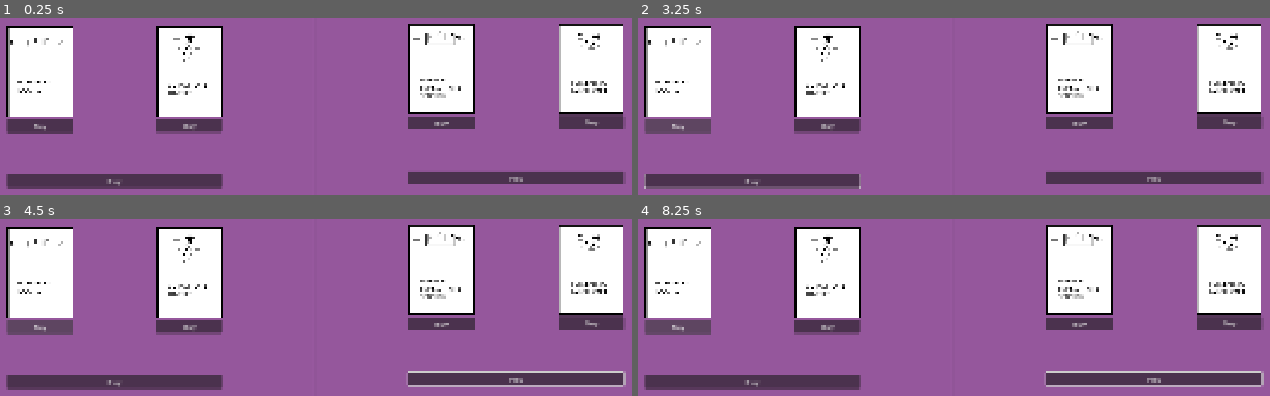
Above: before the commit, frames 1-4 (two rows, left to right).
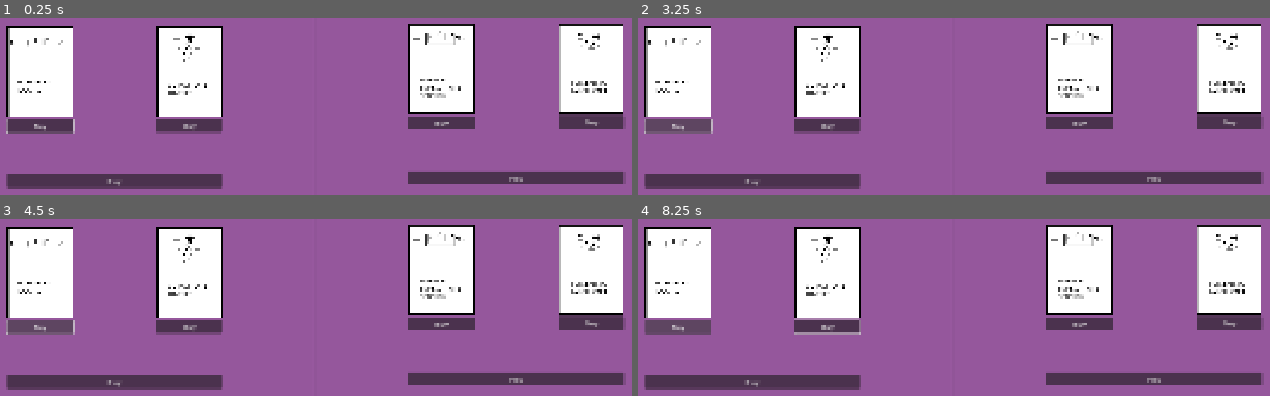
Above: after the commit, the same moments.

Repository: seemantsingh-code/pong-3
Game: Godot game, scene res://shop_2.tscn
Two runs of this game, one before a commit and one after it. Both use one fixed random seed, a clock stepped at 60 frames per second and the inputs below. This scene is started directly instead of the project's main scene.
Inputs:
- Up to frame 1 (0.25 s): no input
- Up to frame 2 (3.25 s): click "Play" at 0.5 s; click "Play" at 1.25 s; click "Buy" at 2 s; tap Enter (launch_2) at 2.75 s; hold D (ui_p1_right, bound only after the commit) from 2.78 s (still down); tap Down (ui_p2_down, bound only after the commit) at 2.85 s; tap Left (ui_p2_left, bound only after the commit) at 3.05 s
- Up to frame 3 (4.5 s): tap Space (launch_1) at 3.5 s; release D (ui_p1_right, bound only after the commit) at 3.53 s; hold S (ui_p1_down, bound only after the commit) 3.53-4.28 s; tap Left (ui_p2_left, bound only after the commit) at 3.6 s; tap Right (ui_p2_right, bound only after the commit) at 3.8, 4.35 s; tap Enter (launch_2) at 4.25 s; hold D (ui_p1_right, bound only after the commit) from 4.28 s (still down)
- Up to frame 4 (8.25 s): tap Down (ui_p2_down, bound only after the commit) at 4.55, 6.6 s; tap Space (launch_1) at 5, 5.1, 6.5 s; release D (ui_p1_right, bound only after the commit) at 5.03 s; hold W 5.03-5.78 s; tap Left (ui_p2_left, bound only after the commit) at 5.3, 7.35 s; tap Enter (launch_2) at 5.75, 5.85 s; hold A (ui_p1_left, bound only after the commit) 5.78-7.28 s; tap Right (ui_p2_right, bound only after the commit) at 6.05, 8.1 s; hold S (ui_p1_down, bound only after the commit) 7.28-8.03 s; hold D (ui_p1_right, bound only after the commit) from 8.03 s (still down)

The runs differ from the first frame. In frame 1, less than 0.1% of the frame differs, in the area x 0-12%, y 57-66%; in frame 2, 0.7%; in frame 3, 0.9%; in frame 4, 1.1%, in the area x 24-100%, y 55-95%.

Commit message:
confused shop but sleepy

Diff:
--- a/line_left.gd
+++ b/line_left.gd
@@ -20,7 +20,7 @@
 			score = 0
 			get_node("../p2score").text = str(0)
 			get_node("../round_label").text = "Round: " + str(Global.round_number)
-			get_tree().change_scene_to_file("res://shop_2.tscn")
+			get_tree().change_scene_to_file("res://shop.tscn")
 		else:
 			Global.level_winner[str(Global.round_number)] = "Player 2"
 			Global.winner = get_match_winner(Global.level_winner)
--- a/line_right.gd
+++ b/line_right.gd
@@ -21,7 +21,7 @@
 			score = 0
 			get_node("../p1score").text = str(0)
 			get_node("../round_label").text = "Round: " + str(Global.round_number)
-			get_tree().change_scene_to_file("res://shop_2.tscn")
+			get_tree().change_scene_to_file("res://shop.tscn")
 		else:
 			Global.level_winner[str(Global.round_number)] = "Player 1"
 			Global.winner = get_match_winner(Global.level_winner)
--- a/project.godot
+++ b/project.godot
@@ -38,3 +38,33 @@
 "events": [Object(InputEventKey,"resource_local_to_scene":false,"resource_name":"","device":-1,"window_id":0,"alt_press …(195 unchanged characters)…
 ]
 }
+ui_p1_left={
+"deadzone": 0.2,
+"events": [Object(InputEventKey,"resource_local_to_scene":false,"resource_name":"","device":-1,"window_id":0,"alt_pressed":false,"shift_pressed":false,"ctrl_pressed":false,"meta_pressed":false,"pressed":false,"keycode":0,"physical_keycode":65,"key_label":0,"unicode":97,"location":0,"echo":false,"script":null)
+]
+}
+ui_p1_right={
+"deadzone": 0.2,
+"events": [Object(InputEventKey,"resource_local_to_scene":false,"resource_name":"","device":-1,"window_id":0,"alt_pressed":false,"shift_pressed":false,"ctrl_pressed":false,"meta_pressed":false,"pressed":false,"keycode":0,"physical_keycode":68,"key_label":0,"unicode":100,"location":0,"echo":false,"script":null)
+]
+}
+ui_p1_down={
+"deadzone": 0.2,
+"events": [Object(InputEventKey,"resource_local_to_scene":false,"resource_name":"","device":-1,"window_id":0,"alt_pressed":false,"shift_pressed":false,"ctrl_pressed":false,"meta_pressed":false,"pressed":false,"keycode":0,"physical_keycode":83,"key_label":0,"unicode":115,"location":0,"echo":false,"script":null)
+]
+}
+ui_p2_left={
+"deadzone": 0.2,
+"events": [Object(InputEventKey,"resource_local_to_scene":false,"resource_name":"","device":-1,"window_id":0,"alt_pressed":false,"shift_pressed":false,"ctrl_pressed":false,"meta_pressed":false,"pressed":false,"keycode":0,"physical_keycode":4194319,"key_label":0,"unicode":0,"location":0,"echo":false,"script":null)
+]
+}
+ui_p2_right={
+"deadzone": 0.2,
+"events": [Object(InputEventKey,"resource_local_to_scene":false,"resource_name":"","device":-1,"window_id":0,"alt_pressed":false,"shift_pressed":false,"ctrl_pressed":false,"meta_pressed":false,"pressed":false,"keycode":0,"physical_keycode":4194321,"key_label":0,"unicode":0,"location":0,"echo":false,"script":null)
+]
+}
+ui_p2_down={
+"deadzone": 0.2,
+"events": [Object(InputEventKey,"resource_local_to_scene":false,"resource_name":"","device":-1,"window_id":0,"alt_pressed":false,"shift_pressed":false,"ctrl_pressed":false,"meta_pressed":false,"pressed":false,"keycode":0,"physical_keycode":4194322,"key_label":0,"unicode":0,"location":0,"echo":false,"script":null)
+]
+}
--- a/shop.gd
+++ b/shop.gd
@@ -1,10 +1,65 @@
 extends Node2D
+
+const P1_LEFT = "ui_p1_left"
+const P1_RIGHT = "ui_p1_right"
+const P1_PLAY = "ui_p1_down"
+const P2_LEFT = "ui_p2_left"
+const P2_RIGHT = "ui_p2_right"
+const P2_PLAY = "ui_p2_down"
+
+const p1_buttons = ["buy-1", "buy-3", "play-1"]
+const p2_buttons = ["buy-4", "buy-5", "play-2"]
+
+var p1_index = 0
+var p2_index = 0
+
+var label_1: Label
+var label_2: Label
+
+
 
 func _ready() -> void:
     print("Shop scene is ready")
-    var label_1 = get_node("buy-1")
+    label_1 = get_node(p1_buttons[p1_index])
     label_1.label_settings.font_color = Color(0, 1, 0)  # Green color
     print("Label 1 color set to green")
-    var label_2 = get_node("buy-3")
+    label_2 = get_node(p2_buttons[p2_index])
     label_2.label_settings.font_color = Color(1, 0, 0)  # Red color
     print("Label 2 color set to red")
+
+func _process(delta: float) -> void:
+    # Handle player input for navigation
+    if Input.is_action_just_pressed(P1_LEFT):
+        print("Player 1 moved left")
+        p1_index = max(p1_index - 1, 0)
+        for i in range(len(p1_buttons)):
+            get_node(p1_buttons[i]).label_settings.font_color = Color(1, 1, 1)  # Reset to white
+        label_1 = get_node(p1_buttons[p1_index])
+        label_1.label_settings.font_color = Color(0, 1, 0)
+    elif Input.is_action_just_pressed(P1_RIGHT):
+        print("Player 1 moved right")
+        p1_index = min(p1_index + 1, len(p1_buttons) - 1)
+        for i in range(len(p1_buttons)):
+            get_node(p1_buttons[i]).label_settings.font_color = Color(1, 1, 1)  # Reset to white
+        label_1 = get_node(p1_buttons[p1_index])
+        label_1.label_settings.font_color = Color(0, 1, 0)
+    elif Input.is_action_just_pressed(P1_PLAY):
+        print("Player 1 moved down")
+        p1_index = min(p1_index + 1, len(p1_buttons) - 1)
+        for i in range(len(p1_buttons)):
+            get_node(p1_buttons[i]).label_settings.font_color = Color(1, 1, 1)  # Reset to white
+        label_1 = get_node(p1_buttons[p1_index])
+        label_1.label_settings.font_color = Color(0, 1, 0)
+
+    if Input.is_action_just_pressed(P2_LEFT):
+        print("Player 2 moved left")
+        label_2 = get_node("buy-4")
+        label_2.label_settings.font_color = Color(1, 0, 0)
+    elif Input.is_action_just_pressed(P2_RIGHT):
+        print("Player 2 moved right")
+        label_2 = get_node("buy-5")
+        label_2.label_settings.font_color = Color(1, 0, 0)
+    elif Input.is_action_just_pressed(P2_PLAY):
+        print("Player 2 pressed play")
+        label_2 = get_node("play-2")
+        label_2.label_settings.font_color = Color(1, 0, 0)
--- a/shop_2.gd
+++ b/shop_2.gd
@@ -1,5 +1,80 @@
 extends Control
 
+# Player 1 Controls
+const P1_LEFT = "ui_p1_left"
+const P1_RIGHT = "ui_p1_right"
+const P1_PLAY = "ui_p1_down"
+
+# Player 2 Controls
+const P2_LEFT = "ui_p2_left"
+const P2_RIGHT = "ui_p2_right"
+const P2_PLAY = "ui_p2_down"
+
+# Store buttons in arrays for indexing
+var p1_buttons = []
+var p2_buttons = []
+
+var p1_index = 0
+var p2_index = 0
+
+func _ready():
+	# Populate button arrays
+	p1_buttons = [$HBoxContainer/VBoxContainer/HBoxContainer/VBoxContainer/Button, $HBoxContainer/VBoxContainer/HBoxContainer/VBoxContainer2/Button]
+	p2_buttons = [$HBoxContainer/VBoxContainer/HBoxContainer/VBoxContainer/Button, $HBoxContainer/VBoxContainer/HBoxContainer/VBoxContainer2/Button]
+
+	# Set P1 buttons to only accept focus manually
+	for btn in p1_buttons:
+		btn.focus_mode = Control.FOCUS_NONE
+
+	# Set P2 buttons to only accept focus manually
+	for btn in p2_buttons:
+		btn.focus_mode = Control.FOCUS_NONE
+
+	# Manually assign focus (only works with FOCUS_NONE + grab_focus)
+	p1_buttons[p1_index].focus_mode = Control.FOCUS_ALL
+	p2_buttons[p2_index].focus_mode = Control.FOCUS_ALL
+
+	# Set initial focus
+	p1_buttons[p1_index].grab_focus()
+	p2_buttons[p2_index].grab_focus()
+
+func _unhandled_input(event):
+	# --- Player 1 Controls ---
+	if Input.is_action_just_pressed(P1_LEFT):
+		p1_buttons[p1_index].focus_mode = Control.FOCUS_NONE
+		p1_index = max(p1_index - 1, 0)
+		p1_buttons[p1_index].focus_mode = Control.FOCUS_ALL
+		p1_buttons[p1_index].grab_focus()
+	elif Input.is_action_just_pressed(P1_RIGHT):
+		p1_buttons[p1_index].focus_mode = Control.FOCUS_NONE
+		p1_index = min(p1_index + 1, p1_buttons.size() - 1)
+		p1_buttons[p1_index].focus_mode = Control.FOCUS_ALL
+		p1_buttons[p1_index].grab_focus()
+	elif Input.is_action_just_pressed(P1_PLAY):
+		$HBoxContainer/VBoxContainer/Button.grab_focus()
+
+	# --- Player 2 Controls ---
+	if Input.is_action_just_pressed(P2_LEFT):
+		p2_buttons[p2_index].focus_mode = Control.FOCUS_NONE
+		p2_index = max(p2_index - 1, 0)
+		p2_buttons[p2_index].focus_mode = Control.FOCUS_ALL
+		p2_buttons[p2_index].grab_focus()
+	elif Input.is_action_just_pressed(P2_RIGHT):
+		p2_buttons[p2_index].focus_mode = Control.FOCUS_NONE
+		p2_index = min(p2_index + 1, p2_buttons.size() - 1)
+		p2_buttons[p2_index].focus_mode = Control.FOCUS_ALL
+		p2_buttons[p2_index].grab_focus()
+	elif Input.is_action_just_pressed(P2_PLAY):
+		$HBoxContainer2/VBoxContainer/Button.grab_focus()
+
+# Connect the Play buttons in the editor to this function
+func _on_PlayButtonP1_pressed():
+	print("Player 1 pressed Play")
+	# get_tree().change_scene_to_file("res://game.tscn")
+
+func _on_PlayButtonP2_pressed():
+	print("Player 2 pressed Play")
+	# get_tree().change_scene_to_file("res://game.tscn")
 
 func _on_button_pressed() -> void:
 	pass # Replace with function body.
--- a/shop_2.tscn
+++ b/shop_2.tscn
@@ -46,6 +46,8 @@
 
 [node name="Button" type="Button" parent="HBoxContainer/VBoxContainer/HBoxContainer/VBoxContainer"]
 layout_mode = 2
+focus_neighbor_left = NodePath("../../VBoxContainer2/Button")
+focus_neighbor_right = NodePath("../../VBoxContainer2/Button")
 text = "Buy"
 
 [node name="VBoxContainer2" type="VBoxContainer" parent="HBoxContainer/VBoxContainer/HBoxContainer"]
@@ -57,6 +59,8 @@
 
 [node name="Button" type="Button" parent="HBoxContainer/VBoxContainer/HBoxContainer/VBoxContainer2"]
 layout_mode = 2
+focus_neighbor_left = NodePath("../../VBoxContainer/Button")
+focus_neighbor_right = NodePath("../../VBoxContainer/Button")
 text = "Buy"
 
 [node name="Button" type="Button" parent="HBoxContainer/VBoxContainer"]
